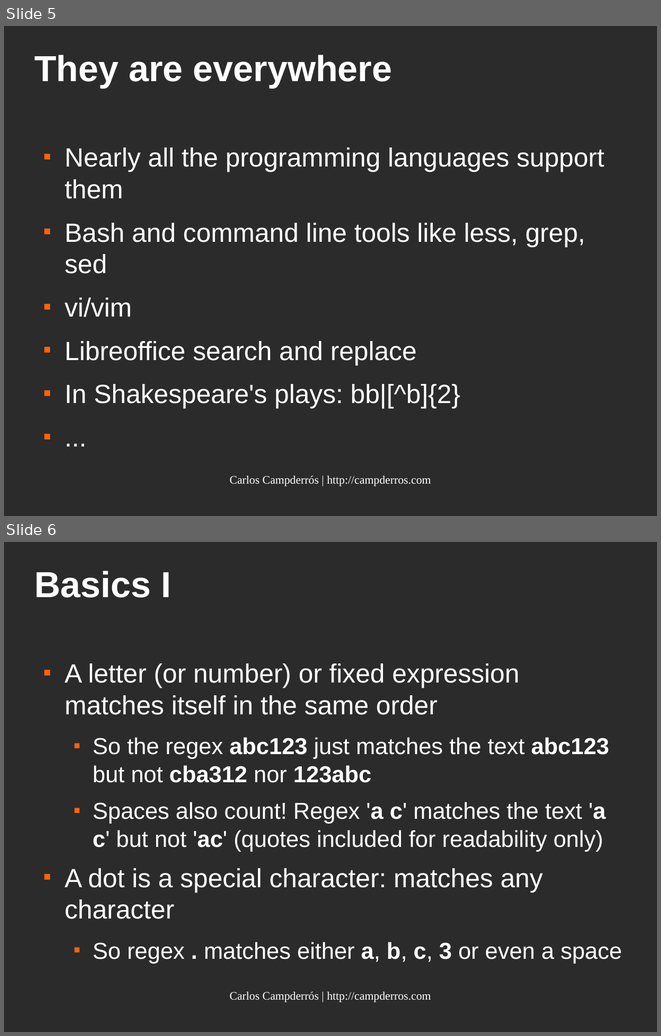
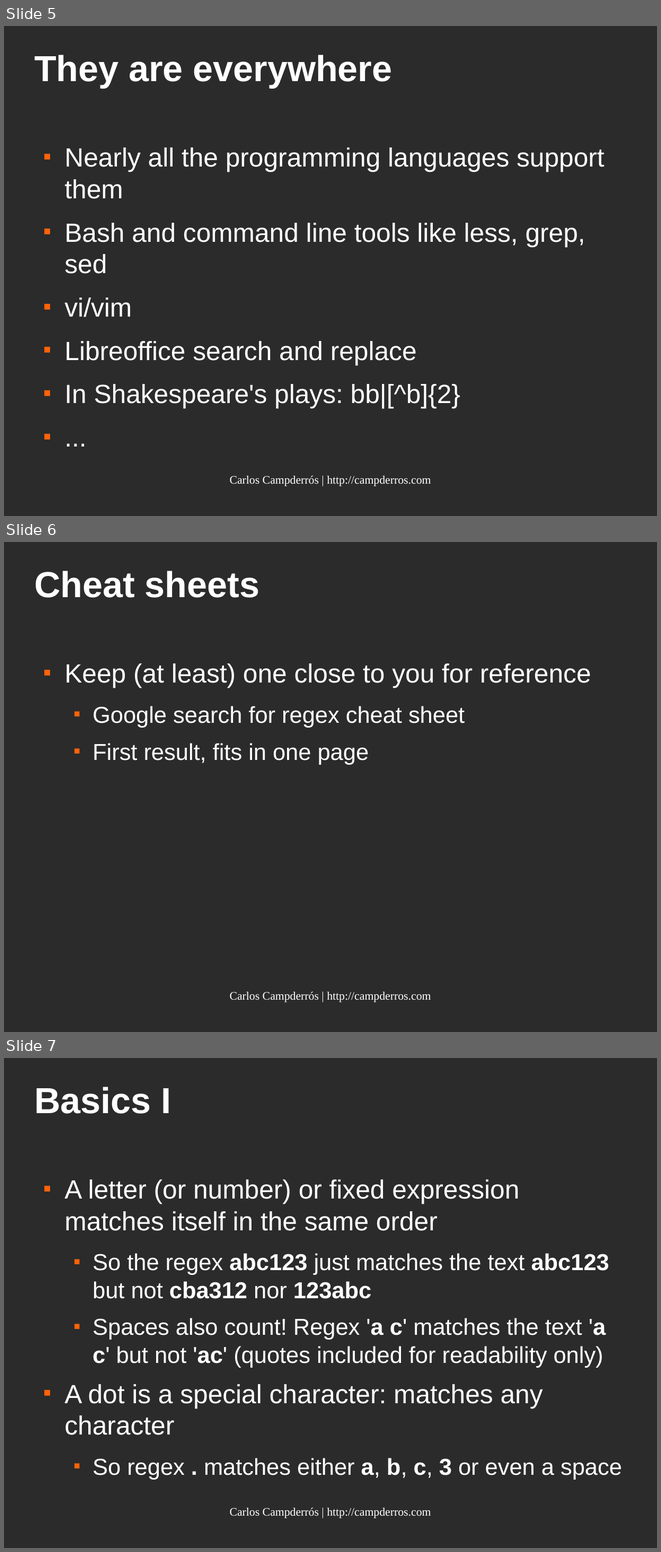
Before and after one commit to kampde/phpRegexTest, a slide deck: regular_expressions.odp. Shown one above the other, each under a label of ours: slides 5 and 6 before the commit, slides 5, 6 and 7 after it. The pictures are 661x1036 and 661x1552 pixels, drawn with LibreOffice and Linux fonts; fonts in the diff are those of the drawing; background and template pictures are left out; a plain dark background stands for a picture behind light text. Boxes give left, top, right and bottom in pixels: in the first picture for what was removed or moved away, otherwise in the second. Text is boxed around its words. In the diff, an @@ line names an element or a change of style, - is before the commit and + after.

```diff
--- a/regular_expressions.odp
+++ b/regular_expressions.odp
@@ slide 6 added at <box>4,542,657,1032</box>, background picture (left out) @@
@@ title added at <box>34,571,259,598</box>, 44 pt, text #FFFFFF, bold @@
+Cheat sheets
@@ text added at <box>64,663,591,765</box>, 28 pt, text #FFFFFF @@
+■ Keep (at least) one close to you for reference
+  ■ Google search for regex cheat sheet
+  ■ First result, fits in one page
@@ text added at <box>230,991,431,1002</box>, 14 pt, text #FFFFFF @@
+Carlos Campderrós | http://campderros.com
@@ what was slide 6 is now slide 7 @@
```
Also in this commit, not shown: 1 slide changed, 7 other slides added.
